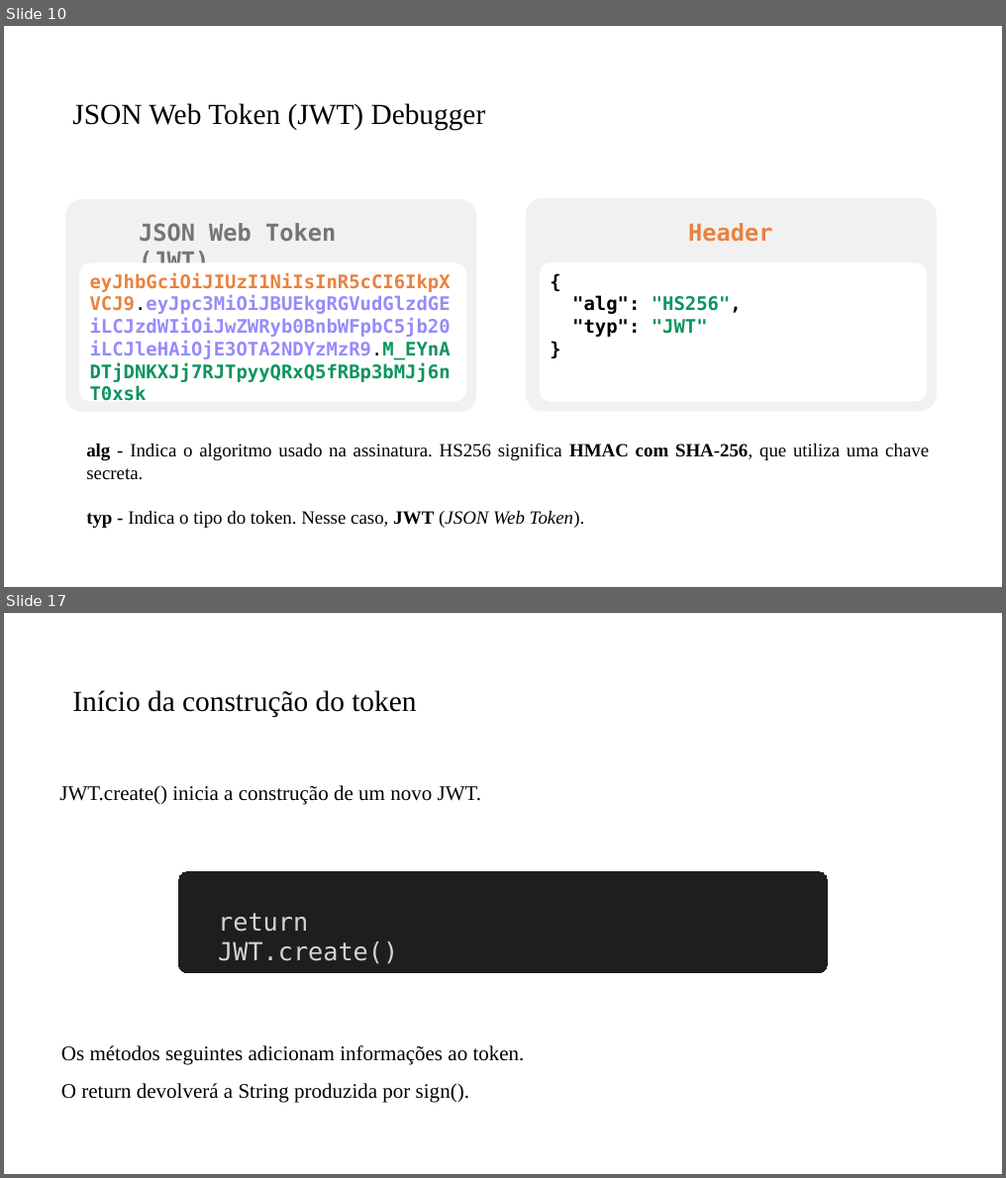
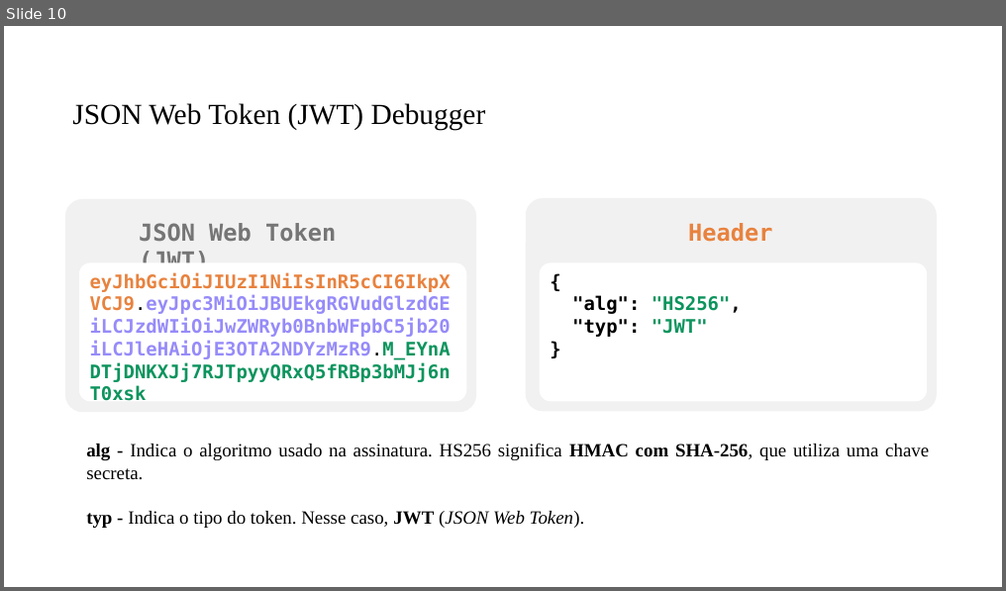
Before and after one commit to PedroMiho/UMC, a slide deck: engenharia-software/software-corporativo/boas-praticas/aula-08-controle-acesso/spring-security.pptx. Shown one above the other, each under a label of ours: slides 10 and 17 before the commit, slide 10 after it; the slides between them are not shown. The pictures are 1006x1178 and 1006x591 pixels, drawn with LibreOffice and Linux fonts; fonts in the diff are those of the drawing; background and template pictures are left out. Boxes give left, top, right and bottom in pixels: in the first picture for what was removed or moved away, otherwise in the second. Text is boxed around its words. In the diff, an @@ line names an element or a change of style, - is before the commit and + after.

```diff
--- a/engenharia-software/software-corporativo/boas-praticas/aula-08-controle-acesso/spring-security.pptx
+++ b/engenharia-software/software-corporativo/boas-praticas/aula-08-controle-acesso/spring-security.pptx
@@ slide 17 removed at [4, 613, 1002, 1174], background #FFFFFF @@
@@ title removed at [72, 690, 416, 718] @@
-Início da construção do token
@@ text removed at [59, 785, 482, 805] @@
-JWT.create() inicia a construção de um novo JWT.
@@ rounded rectangle removed at [179, 872, 828, 973] @@
@@ text removed at [218, 913, 398, 964] @@
-return JWT.create()
@@ text removed at [61, 1046, 525, 1103] @@
-Os métodos seguintes adicionam informações ao token.
-O return devolverá a String produzida por sign().
```
Also in this commit, not shown: 1 slide changed, 6 slides added, 21 other slides removed, 24 other files.
